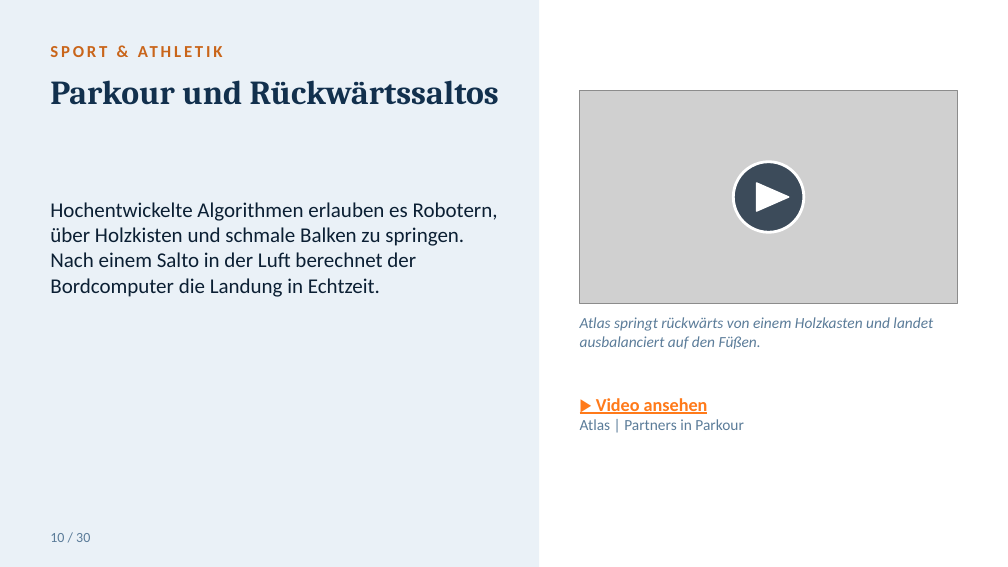
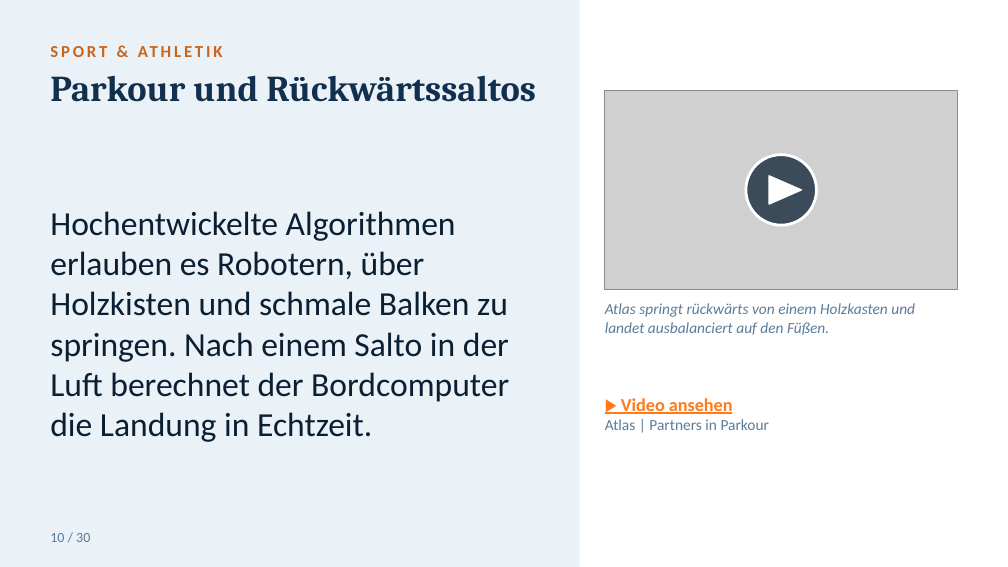
Before and after one commit to toshkaraf/tagesf-rderst-tte, a slide deck: slide 11 of Humanoide_Roboter.pptx. Drawn at 1008x567 pixels with LibreOffice and Linux fonts; fonts in the diff are those of the drawing; grey boxes stand for pictures. Boxes give left, top, right and bottom in pixels: in the first picture for what was removed or moved away, otherwise in the second. Text is boxed around its words. In the diff, an @@ line names an element or a change of style, - is before the commit and + after.

```diff
--- a/Humanoide_Roboter.pptx
+++ b/Humanoide_Roboter.pptx
@@ rectangle resized from (x1=0, y1=0, x2=539, y2=566) to (x1=0, y1=0, x2=580, y2=566) @@
@@ text "Parkour und Rückwärtssaltos" at (x1=50, y1=75, x2=536, y2=102): size 24 to 26 pt @@
@@ picture resized from (x1=580, y1=91, x2=958, y2=303) to (x1=605, y1=91, x2=958, y2=289) @@
@@ ellipse moved from (x1=734, y1=161, x2=804, y2=232) to (x1=746, y1=154, x2=816, y2=225) @@
@@ triangle moved from (x1=757, y1=182, x2=789, y2=211) to (x1=769, y1=175, x2=801, y2=204) @@
@@ text "Hochentwickelte Algorithmen erlauben es Robotern, ..." at (x1=50, y1=211, x2=509, y2=442): size 15 to 24 pt; less space between paragraphs @@
@@ text "Atlas springt rückwärts von einem ..." rewrapped from (x1=580, y1=317, x2=933, y2=349) to (x1=605, y1=303, x2=915, y2=335) @@
@@ text "▶ Video ansehen" moved from (x1=580, y1=398, x2=744, y2=430) to (x1=605, y1=398, x2=770, y2=430) @@
```
Also in this commit, not shown: 29 other slides changed.
